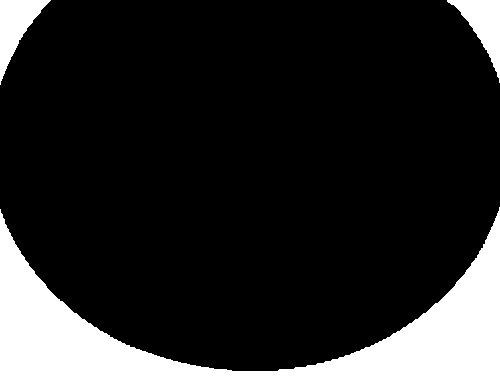
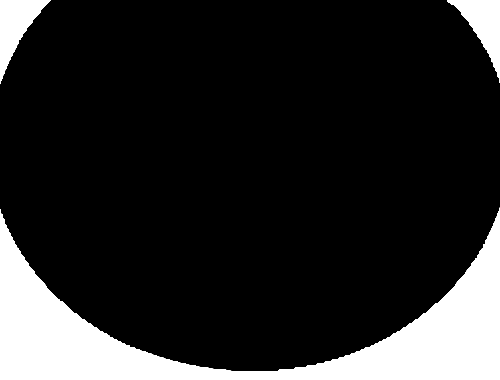
Two versions of the same layered image (500 × 380). Layer-by-layer changes:
"trim": blend normal → erase over (0, 45, 500, 371)
painted on "Background" over (0, 45, 500, 371)
